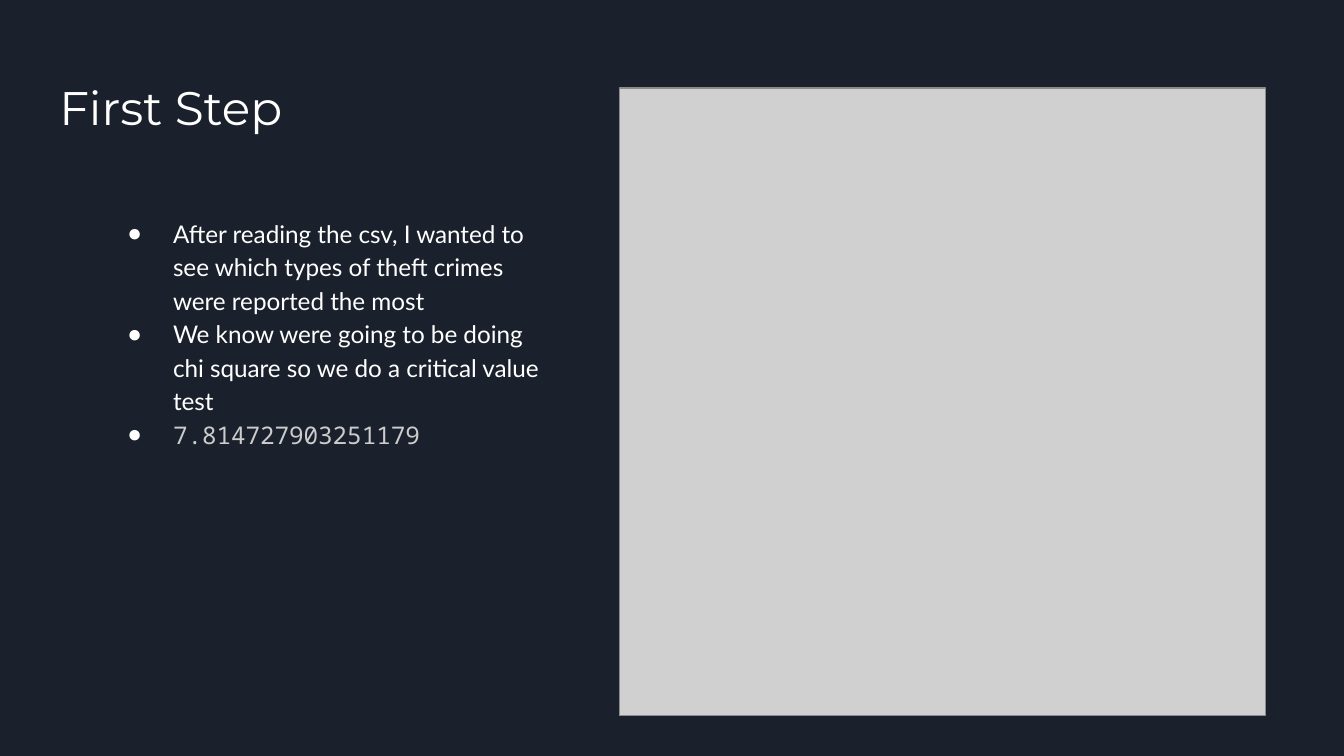
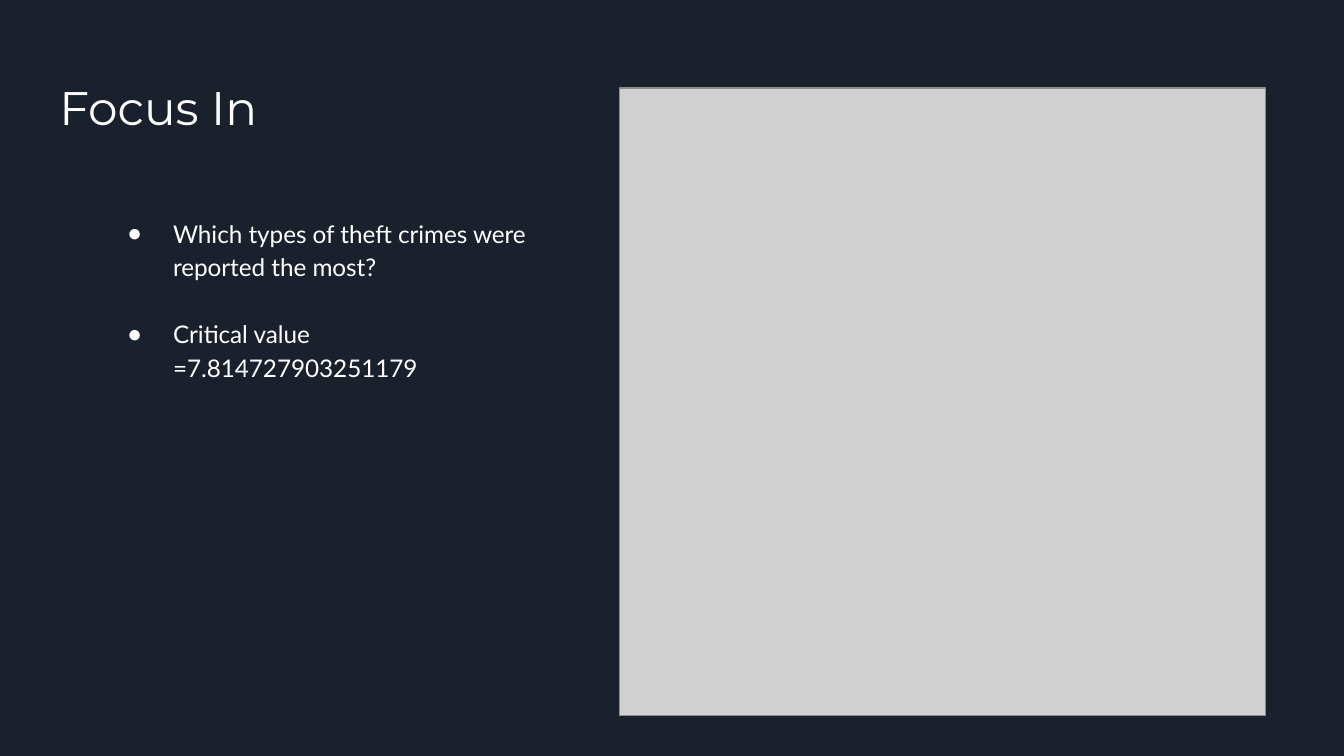
Before and after one commit to oddtexan/Project-1, a slide deck: slide 4 of Project 1 Presentation Final.pptx. Drawn at 1344x756 pixels with LibreOffice and Linux fonts; fonts in the diff are those of the drawing; grey boxes stand for pictures. Boxes give left, top, right and bottom in pixels: in the first picture for what was removed or moved away, otherwise in the second. Text is boxed around its words. In the diff, an @@ line names an element or a change of style, - is before the commit and + after.

Commit message:
adding to ppt

```diff
--- a/Project 1 Presentation Final.pptx
+++ b/Project 1 Presentation Final.pptx
@@ title at <box>59,92,257,126</box>: text changed @@
-First Step
+Focus In
@@ text at <box>173,225,526,377</box>: text changed @@
-● After reading the csv, I wanted to see which types of theft crimes were reported the most
-● We know were going to be doing chi square so we do a critical value test
-● 7.814727903251179
+● Which types of theft crimes were reported the most?
+● Critical value =7.814727903251179
```
Also in this commit, not shown: 4 other slides changed, 4 other files.
